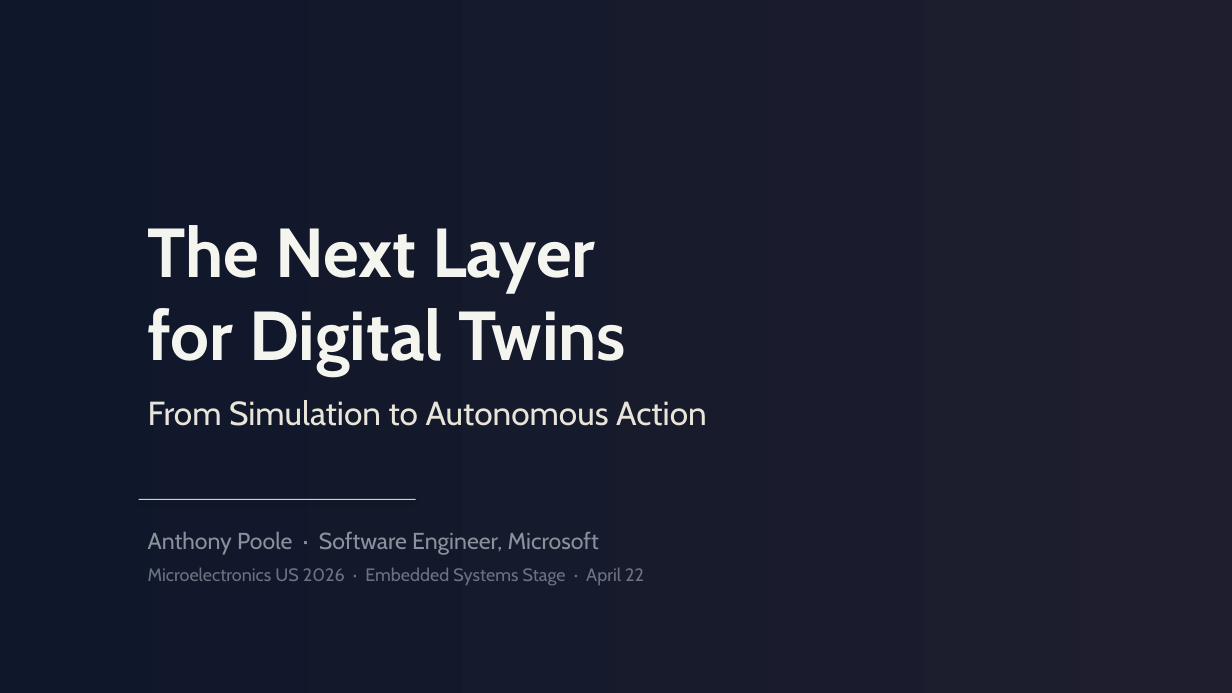
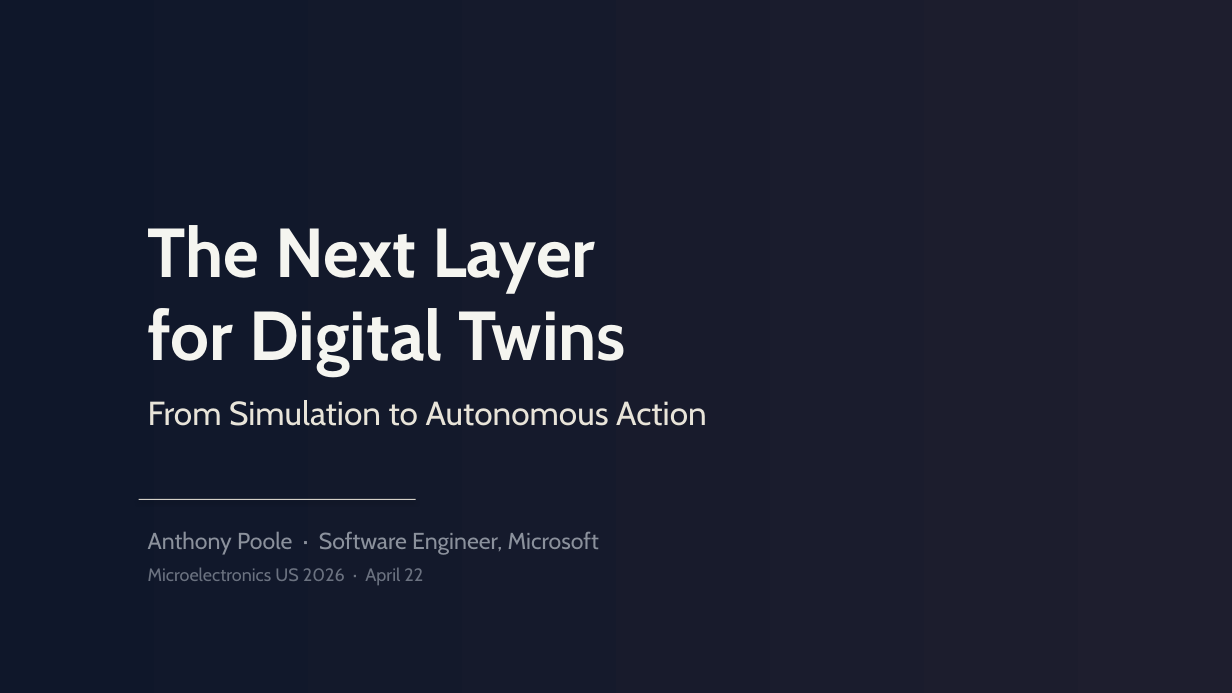
Before and after one commit to Anthony50102/MicroUSPresentation, a slide deck: slide 1 of anthonypoolemicrous_latest.pptx. Drawn at 1232x693 pixels with LibreOffice and Linux fonts; fonts in the diff are those of the drawing. Boxes give left, top, right and bottom in pixels: in the first picture for what was removed or moved away, otherwise in the second. Text is boxed around its words. In the diff, an @@ line names an element or a change of style, - is before the commit and + after.

```diff
--- a/anthonypoolemicrous_latest.pptx
+++ b/anthonypoolemicrous_latest.pptx
@@ text at <box>148,567,423,585</box>: text changed @@
-Microelectronics US 2026 · Embedded Systems Stage · April 22
+Microelectronics US 2026 · April 22
```
Also in this commit, not shown: 1 other slide changed, 2 other files.
